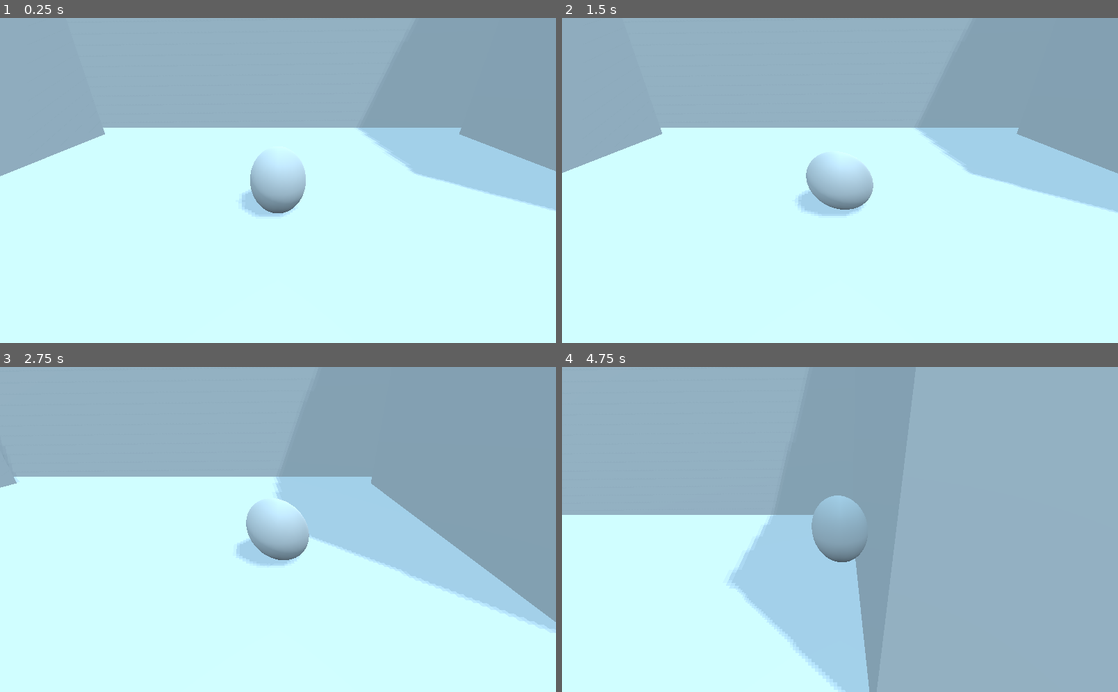
Above: before the commit, frames 1-4 (two rows, left to right).
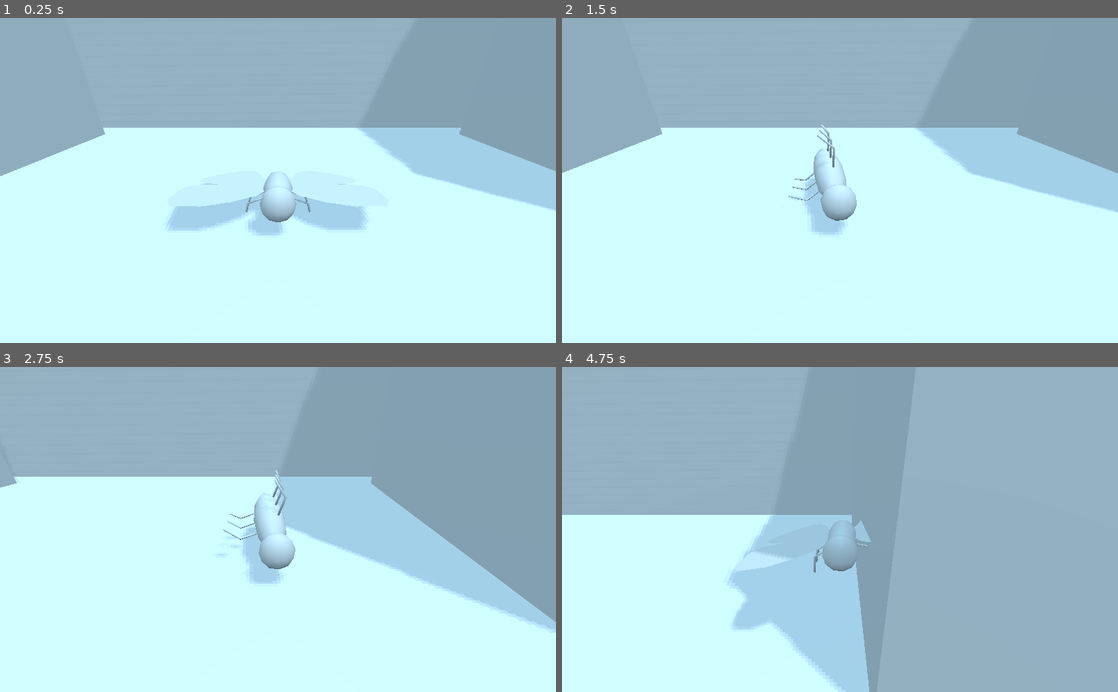
Above: after the commit, the same moments.

Repository: joshbarlow/bug-game
Game: Godot game, scene res://base.tscn
Same seed, same stepped clock (60 frames per second), same inputs: the game is played once before the commit and once after it.
Inputs:
- Up to frame 1 (0.25 s): no input
- Up to frame 2 (1.5 s): tap Enter (ui_accept) at 0.5, 0.77, 1.07 s; hold Right (ui_right) 0.53-1.28 s; hold Left (ui_left) from 1.28 s (still down)
- Up to frame 3 (2.75 s): tap Enter (ui_accept) at 1.52, 1.82 s; release Left (ui_left) at 2.03 s; hold Right (ui_right) from 2.03 s (still down)
- Up to frame 4 (4.75 s): tap Enter (ui_accept) at 3.02, 3.32, 3.77, 4.07, 4.52 s; release Right (ui_right) at 3.53 s; hold Left (ui_left) from 3.53 s (still down)

The runs differ from the first frame. In frame 1, 3.5% of the frame differs, in the area x 29-67%, y 42-67%; in frame 2, 1.8%; in frame 3, 1.8%; in frame 4, 2.2%.

Commit message:
added temp butterfly model

Diff:
--- a/bug-game/base.tscn
+++ b/bug-game/base.tscn
@@ -1,9 +1,10 @@
-[gd_scene load_steps=16 format=2]
+[gd_scene load_steps=17 format=2]
 
 [ext_resource path="res://Camera.gd" type="Script" id=1]
 [ext_resource path="res://RigidBody.gd" type="Script" id=2]
+[ext_resource path="res://models/butterfly.gltf" type="PackedScene" id=3]
 
-[sub_resource type="CapsuleShape" id=14]
+[sub_resource type="CapsuleShape" id=1]
 height = 0.113876
 
 [sub_resource type="SphereMesh" id=2]
@@ -80,14 +81,18 @@
 
 [node name="CollisionShape" type="CollisionShape" parent="RigidBody"]
 transform = Transform( 0.8, 0, 0, 0, 1, 0, 0, 0, 0.8, 0, 0, 0 )
-shape = SubResource( 14 )
+shape = SubResource( 1 )
 
 [node name="MeshInstance" type="MeshInstance" parent="RigidBody"]
 transform = Transform( 0.8, 0, 0, 0, 1, 0, 0, 0, 0.8, 0, 0, 0 )
+visible = false
 mesh = SubResource( 2 )
 material/0 = SubResource( 4 )
 
 [node name="Position3D" type="Position3D" parent="RigidBody"]
+
+[node name="butterfly" parent="RigidBody" instance=ExtResource( 3 )]
+transform = Transform( 1.5, 0, 0, 0, 1.5, 0, 0, 0, 1.5, 0, -1.14424, 0 )
 
 [node name="Floor" type="StaticBody" parent="."]
 
Not shown, added: bug-game/models/butterfly.gltf
Not shown, added: bug-game/models/butterfly.gltf.import
Binary file added: bug-game/models/butterfly_data.bin
